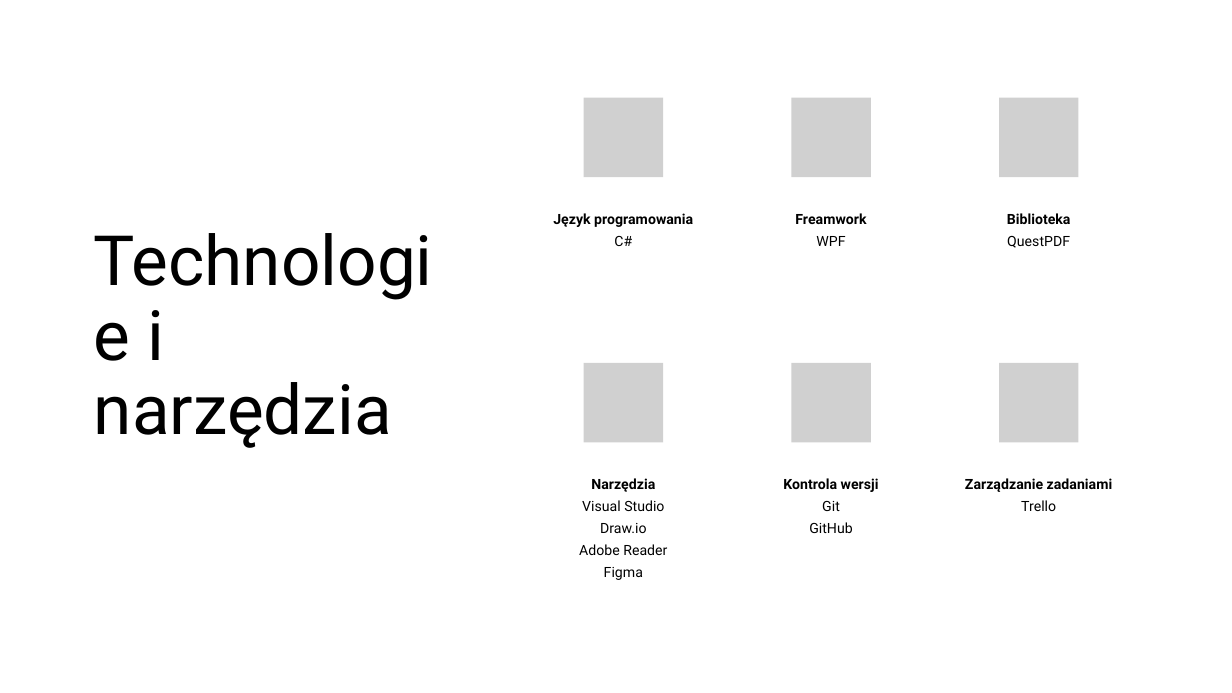
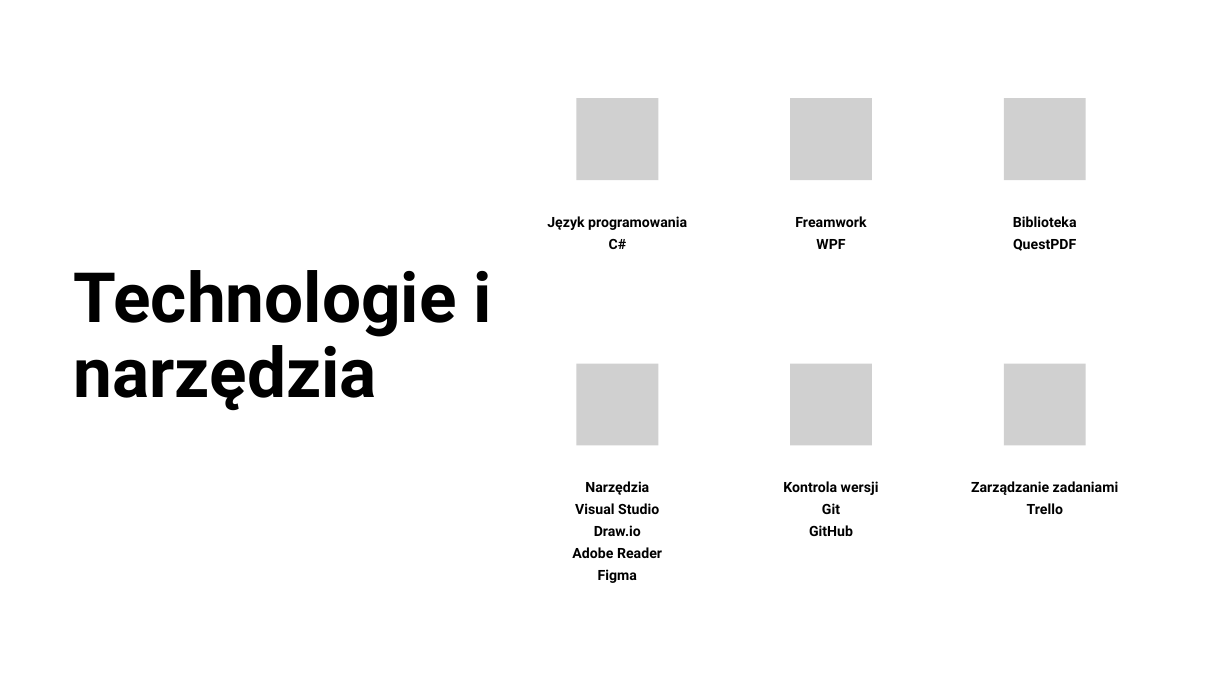
Before and after one commit to oliwiaglodek/MuzeumWPF, a slide deck: slide 10 of Prezentacja na obronę.pptx. Drawn at 1232x693 pixels with LibreOffice and Linux fonts; fonts in the diff are those of the drawing; grey boxes stand for pictures. Boxes give left, top, right and bottom in pixels: in the first picture for what was removed or moved away, otherwise in the second. Text is boxed around its words. In the diff, an @@ line names an element or a change of style, - is before the commit and + after.

```diff
--- a/Prezentacja na obronę.pptx
+++ b/Prezentacja na obronę.pptx
@@ title "Technologie i narzędzia": place and size @@
-title "Technologie i narzędzia" at (94,310,392,448)
+title "Technologie i narzędzia" at (74,270,492,411)
@@ title "Technologie i narzędzia" at (74,270,492,411): bold on @@
@@ picture: place and size @@
-picture at (584,98,664,177)
+picture at (577,98,659,180)
@@ picture: place and size @@
-picture at (999,98,1079,177)
+picture at (1005,98,1087,180)
@@ text at (609,239,627,249): bold on in "C#" @@
@@ text at (816,239,845,249): bold on in "WPF" @@
@@ text at (1013,239,1076,251): bold on in "QuestPDF" @@
@@ picture: place and size @@
-picture at (584,363,664,443)
+picture at (577,363,659,445)
@@ picture: place and size @@
-picture at (999,363,1079,443)
+picture at (1005,363,1087,445)
@@ text "Narzędzia": place and size @@
-text "Narzędzia" at (579,478,667,580)
+text "Narzędzia" at (572,481,662,583)
@@ text at (572,503,662,583): bold on in "Visual Studio", "Draw.io", "Adobe Reader", "Figma" @@
@@ text at (809,503,853,536): bold on in "Git", "GitHub" @@
@@ text at (1027,503,1063,514): bold on in "Trello" @@
```
Also in this commit, not shown: 20 other slides changed, 1 other file.
